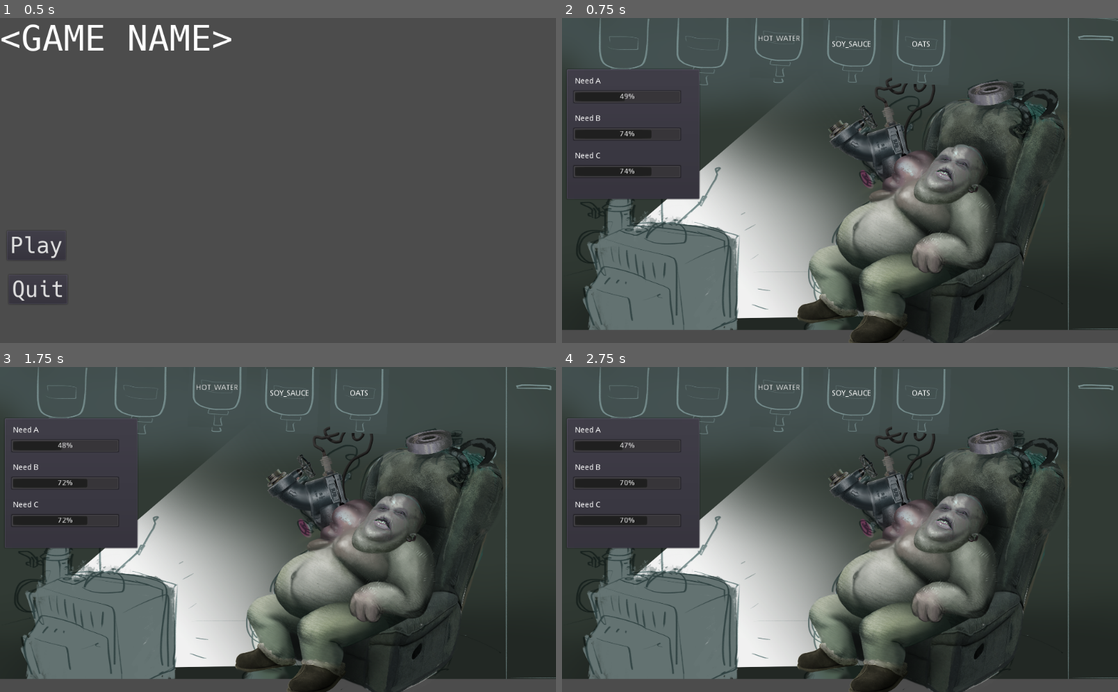
Above: before the commit, frames 1-4 (two rows, left to right).
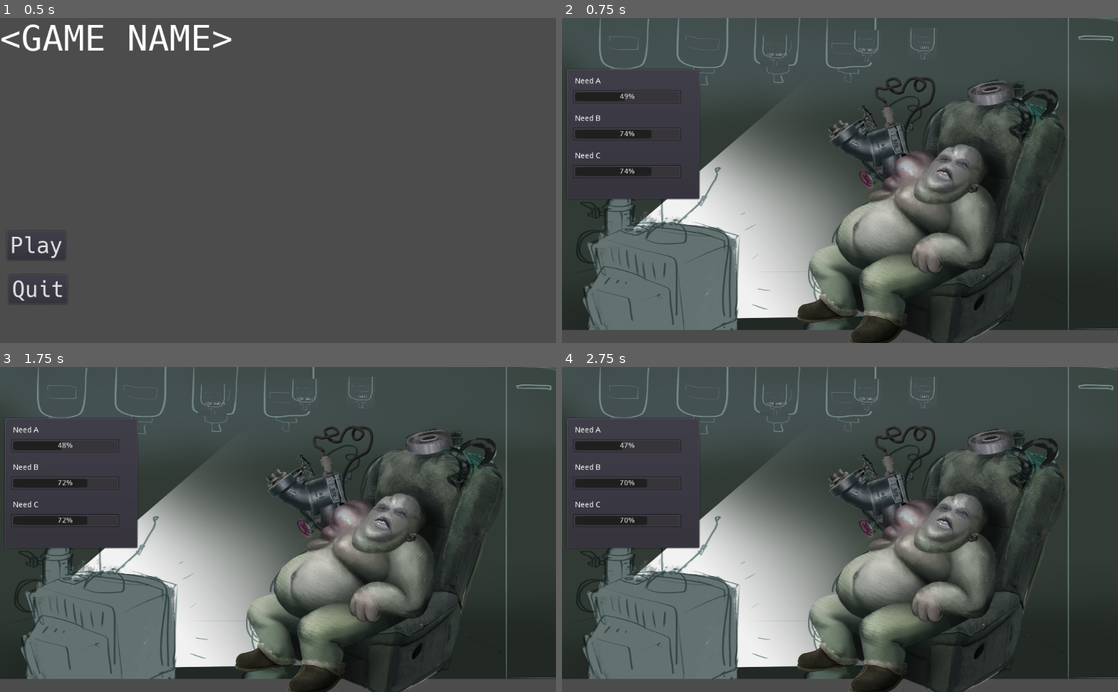
Above: after the commit, the same moments.

Repository: BlackBrad/KiwiJam2021
Game: Godot game, scene res://Scenes/MainMenu.tscn
Two runs of this game, one before a commit and one after it. Both use one fixed random seed, a clock stepped at 60 frames per second and the inputs below.
Inputs (mouse positions are in pixels of both pictures, inside the frame that each line leads up to):
- Up to frame 1 (0.5 s): no input
- Up to frame 2 (0.75 s): click "Play" at 0.5 s
- Up to frame 3 (1.75 s): move the mouse to (400, 513) at 1.27 s; click (400, 513) at 1.42 s
- Up to frame 4 (2.75 s): tap Enter at 2 s; drag from (728, 545) to (812, 594) at 2.02 s

Frame 1 is identical in both runs. In frame 2, 0.8% of the frame differs, in the area x 34-69%, y 0-21%; in frame 3, 0.8%; in frame 4, 0.8%.

Commit message:
Snapping sources to sinks

Diff:
--- a/Scenes/Chair.tscn
+++ b/Scenes/Chair.tscn
@@ -1,32 +1,23 @@
-[gd_scene load_steps=4 format=2]
+[gd_scene load_steps=5 format=2]
 
 [ext_resource path="res://Scripts/DropTest.gd" type="Script" id=1]
 [ext_resource path="res://Scripts/Chair.gd" type="Script" id=2]
 [ext_resource path="res://Art/couch_temp.png" type="Texture" id=3]
 
+[sub_resource type="CircleShape2D" id=1]
+radius = 40.0
+
 [node name="Chair" type="Node2D"]
 script = ExtResource( 2 )
-pipe_entrance_path = NodePath("ChairSink")
+pipe_entrance_path = NodePath("Sink")
 
 [node name="couch_temp" type="Sprite" parent="."]
 scale = Vector2( 0.2, 0.2 )
 texture = ExtResource( 3 )
 
-[node name="ChairSink" type="Control" parent="."]
-margin_left = 26.5153
-margin_top = -250.0
-margin_right = 106.515
-margin_bottom = -190.0
-rect_min_size = Vector2( 80, 60 )
+[node name="Sink" type="Area2D" parent="."]
+position = Vector2( 67.4238, -223.248 )
 script = ExtResource( 1 )
-__meta__ = {
-"_edit_use_anchors_": false
-}
 
-[node name="ColorRect" type="ColorRect" parent="ChairSink"]
-visible = false
-margin_right = 80.0
-margin_bottom = 60.0
-rect_min_size = Vector2( 80, 60 )
-mouse_filter = 2
-color = Color( 0.337255, 1, 0, 1 )
+[node name="CollisionShape2D" type="CollisionShape2D" parent="Sink"]
+shape = SubResource( 1 )
--- a/Scenes/ManMeat.tscn
+++ b/Scenes/ManMeat.tscn
@@ -1,8 +1,11 @@
-[gd_scene load_steps=4 format=2]
+[gd_scene load_steps=5 format=2]
 
 [ext_resource path="res://Scripts/DropTest.gd" type="Script" id=1]
 [ext_resource path="res://Art/ManMeat_temp.png" type="Texture" id=2]
 [ext_resource path="res://Scripts/NeedSource.gd" type="Script" id=3]
+
+[sub_resource type="RectangleShape2D" id=1]
+extents = Vector2( 40, 40 )
 
 [node name="ManMeat" type="Node2D"]
 position = Vector2( 366.637, 244.425 )
@@ -13,24 +16,10 @@
 [node name="ManMeat_temp" type="Sprite" parent="."]
 texture = ExtResource( 2 )
 
-[node name="Sink" type="Control" parent="."]
-margin_left = -270.0
-margin_top = -350.0
-margin_right = -170.0
-margin_bottom = -250.0
-rect_min_size = Vector2( 100, 100 )
+[node name="Sink" type="Area2D" parent="."]
+position = Vector2( -224, -294 )
+rotation = -0.663225
 script = ExtResource( 1 )
-__meta__ = {
-"_edit_use_anchors_": true
-}
 
-[node name="ColorRect" type="ColorRect" parent="Sink"]
-visible = false
-margin_right = 100.0
-margin_bottom = 100.0
-rect_min_size = Vector2( 100, 100 )
-mouse_filter = 2
-color = Color( 0.313726, 0.156863, 0.156863, 1 )
-__meta__ = {
-"_edit_use_anchors_": false
-}
+[node name="CollisionShape2D" type="CollisionShape2D" parent="Sink"]
+shape = SubResource( 1 )
--- a/Scenes/NeedsTest.tscn
+++ b/Scenes/NeedsTest.tscn
@@ -56,18 +56,13 @@
 substance_scene = ExtResource( 4 )
 
 [node name="SoySauce" parent="World" instance=ExtResource( 4 )]
-margin_left = 479.34
-margin_top = 1.42596
-margin_right = 579.34
-margin_bottom = 131.426
+position = Vector2( 564.445, 46.6171 )
 substance = 2
-rate = 2.0
+amount = 60.0
+rate = 10.0
 
 [node name="Oats" parent="World" instance=ExtResource( 4 )]
-margin_left = 606.619
-margin_top = 1.42596
-margin_right = 706.619
-margin_bottom = 131.426
+position = Vector2( 667.758, 42.8373 )
 substance = 1
 rate = 4.0
 
--- a/Scenes/Substance.tscn
+++ b/Scenes/Substance.tscn
@@ -1,58 +1,42 @@
-[gd_scene load_steps=4 format=2]
+[gd_scene load_steps=5 format=2]
 
 [ext_resource path="res://Scripts/DragTest.gd" type="Script" id=1]
 [ext_resource path="res://Audio/click_1.wav" type="AudioStream" id=2]
 [ext_resource path="res://Art/mockup.png" type="Texture" id=3]
 
-[node name="Substance" type="Control"]
-margin_left = -50.0
-margin_top = -65.0
-margin_right = 50.0
-margin_bottom = 65.0
+[sub_resource type="RectangleShape2D" id=1]
+extents = Vector2( 51.5, 60.5 )
+
+[node name="Area2D" type="Area2D"]
+scale = Vector2( 0.5, 0.5 )
 script = ExtResource( 1 )
-__meta__ = {
-"_edit_use_anchors_": false
-}
 
 [node name="Polygon2D" type="Polygon2D" parent="."]
-position = Vector2( 61.772, 52.0295 )
 scale = Vector2( 0.5, 0.5 )
 offset = Vector2( -500, -100 )
 texture = ExtResource( 3 )
 polygon = PoolVector2Array( 381.482, 1.23457, 377.778, 234.568, 586.42, 241.975, 596.296, 2.46913 )
 uv = PoolVector2Array( 381.482, 1.23457, 377.778, 234.568, 586.42, 241.975, 596.296, 2.46913 )
 
-[node name="ColorRect" type="ColorRect" parent="."]
-visible = false
-anchor_left = 0.5
-anchor_top = 0.5
-anchor_right = 0.5
-anchor_bottom = 0.5
-margin_left = -50.0
-margin_top = -65.0
-margin_right = 50.0
-margin_bottom = 65.0
-mouse_filter = 2
-color = Color( 0.992157, 0, 1, 1 )
-__meta__ = {
-"_edit_use_anchors_": false
-}
+[node name="CollisionShape2D" type="CollisionShape2D" parent="."]
+position = Vector2( -6.5, 9.5 )
+shape = SubResource( 1 )
+
+[node name="AudioStreamPlayer" type="AudioStreamPlayer" parent="."]
+stream = ExtResource( 2 )
 
 [node name="Label" type="Label" parent="."]
 anchor_left = 0.5
 anchor_top = 0.5
 anchor_right = 0.5
 anchor_bottom = 0.5
-margin_left = -79.0102
-margin_top = -48.3369
-margin_right = 87.9898
-margin_bottom = 14.6631
+margin_left = -83.0
+margin_top = -5.5
+margin_right = 84.0
+margin_bottom = 57.5
 text = "<SUBSTANCE>"
 align = 1
 valign = 1
 __meta__ = {
 "_edit_use_anchors_": false
 }
-
-[node name="AudioStreamPlayer" type="AudioStreamPlayer" parent="."]
-stream = ExtResource( 2 )
--- a/Scripts/DragTest.gd
+++ b/Scripts/DragTest.gd
@@ -1,6 +1,7 @@
-extends Control
+extends Area2D
 
 const Globals = preload('res://Scripts/Globals.gd')
+const DropTest = preload('res://Scripts/DropTest.gd')
 
 export(Globals.Substances) var substance = Globals.Substances.NONE
 export(float) var amount = 100.0
@@ -10,20 +11,112 @@
 onready var audio_player = $AudioStreamPlayer
 
 var _is_connected = false
+var _target_position: Vector2
+var _source_position: Vector2
+
+var _source_rotation: float
+var _target_rotation: float
+
+var _velocity: Vector2
+var _angular_velocity: float
+var _mouse_in_area = false
+var _sink = null
+
+enum State {
+	Idle,
+	Dragging,
+	Returning,
+	Snapping,
+}
+
+var _state = State.Idle
 
 signal on_empty
 
 func _ready():
 	connect('mouse_entered', self, 'on_mouse_entered')
 	connect('mouse_exited', self, 'on_mouse_exited')
+	connect('area_entered', self, 'on_area_entered')
+	connect('area_exited', self, 'on_area_exited')
 	label.text = Globals.Substances.keys()[substance]
 
-func get_drag_data(position):
-	print('get_drag_data called')
-	var preview = self.duplicate()
-	set_drag_preview(preview)
-	audio_player.play()
-	return weakref(self)
+func on_mouse_entered():
+	_mouse_in_area = true
+
+func on_mouse_exited():
+	_mouse_in_area = false
+
+func on_area_entered(area):
+	print('area_entered')
+	if area is DropTest:
+		_sink = area
+
+func on_area_exited(area):
+	print('area_exited')
+	if area == _sink:
+		_sink = null
+
+func _input(event):
+	if event is InputEventMouseButton and event.button_index == BUTTON_LEFT:
+		if event.pressed:
+			if _mouse_in_area and _state != State.Dragging:
+				# Start dragging
+				print('get_drag_data called')
+				_state = State.Dragging
+				_target_position = self.global_position
+				_source_position = self.global_position
+				_source_rotation = self.global_rotation
+				_target_rotation = self.global_rotation
+				audio_player.play()
+
+		if _state == State.Dragging and not event.pressed:
+			# Stop dragging
+			if _sink:
+				# Snap to sink
+				print('snapping')
+				audio_player.play()
+				_is_connected = true
+				_target_position = _sink.global_position
+				_source_position = _sink.global_position
+				_source_rotation = self.global_rotation
+				_target_rotation = _sink.global_rotation
+				_state = State.Snapping
+				_sink.connect_to_source(weakref(self))
+			else:
+				# Return to original position
+				_target_position = _source_position
+				_target_rotation = _source_rotation
+				_state = State.Returning
+
+	if event is InputEventMouseMotion and _state == State.Dragging:
+		_target_position = event.position
+
+func _physics_process(delta):
+	var acceleration = Vector2(0, 0)
+	if _state != State.Idle:
+		var diff = _target_position - self.global_position
+		var dir = diff.normalized()
+		var strength = 400.0
+		if _state == State.Snapping:
+			strength = 700.0
+		acceleration = dir * strength * diff.length()
+
+	var friction = 19.0
+	if _state == State.Snapping:
+		friction = 10.0
+	_velocity += -_velocity * friction * delta
+	_velocity += acceleration * delta
+
+	self.global_position += _velocity * delta
+
+	var angular_acceleration = 0.0
+	if _state == State.Snapping:
+		var diff = _target_rotation - self.global_rotation
+		angular_acceleration = diff * 800.0
+
+	_angular_velocity += -_angular_velocity * 14.0 * delta;
+	_angular_velocity += angular_acceleration * delta;
+	self.global_rotation += _angular_velocity * delta;
 
 func drain_substance(delta):
 	if amount > rate:
@@ -35,15 +128,12 @@
 		queue_free()
 		return Globals.Substances.NONE
 
-#func on_mouse_entered():
-	#label.show()
-
-#func on_mouse_exited():
-	#label.hide()
-
-func on_connect_to_sink():
+func on_connect_to_sink(position):
 	audio_player.play()
 	_is_connected = true
+	_target_position = position
+	_source_position = position
+	_state = State.Snapping
 
 func is_connected_to_sink():
 	return _is_connected
--- a/Scripts/DropTest.gd
+++ b/Scripts/DropTest.gd
@@ -1,17 +1,7 @@
-extends Control
+extends Area2D
 
 signal connect_substance(substance)
 
-func can_drop_data(position, data):
-	# FIXME: This doesn't prevent you connecting a source to two different sinks
-	var substance_source = data.get_ref()
-	if substance_source:
-		if substance_source.is_connected_to_sink():
-			return false
-
-	print('can_drop_data called')
-	return true
-
-func drop_data(position, data):
-	print('drop_data called %s' % data)
-	emit_signal('connect_substance', data)
+func connect_to_source(source):
+	print('drop_data called %s' % source)
+	emit_signal('connect_substance', source)
Not shown, changed: .gitignore
